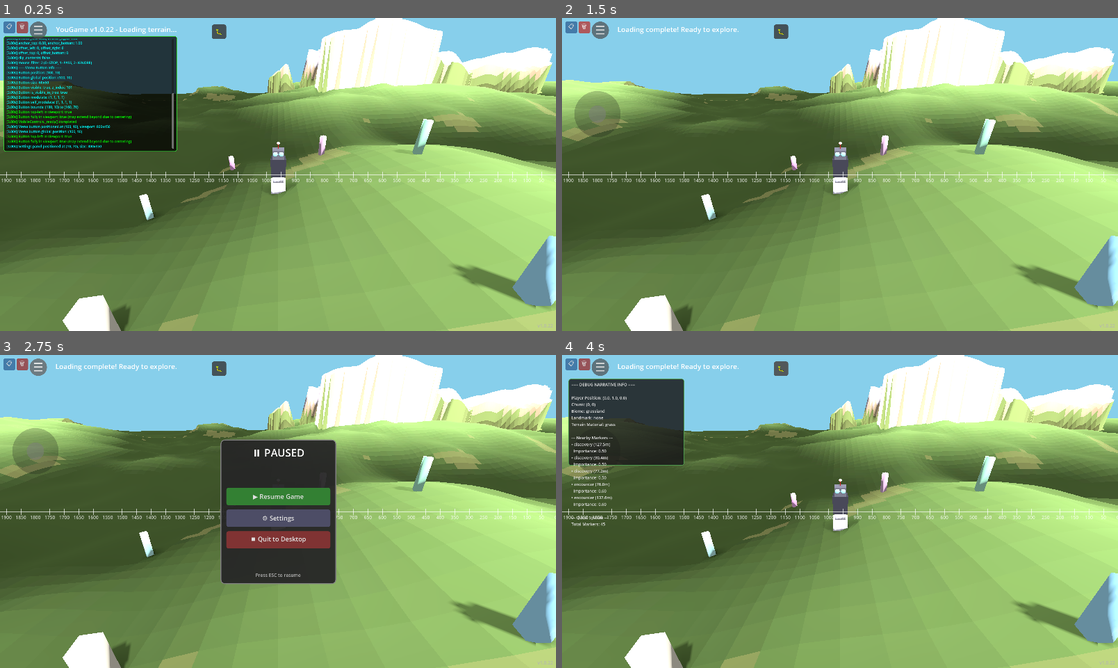
Above: before the commit, frames 1-4 (two rows, left to right).
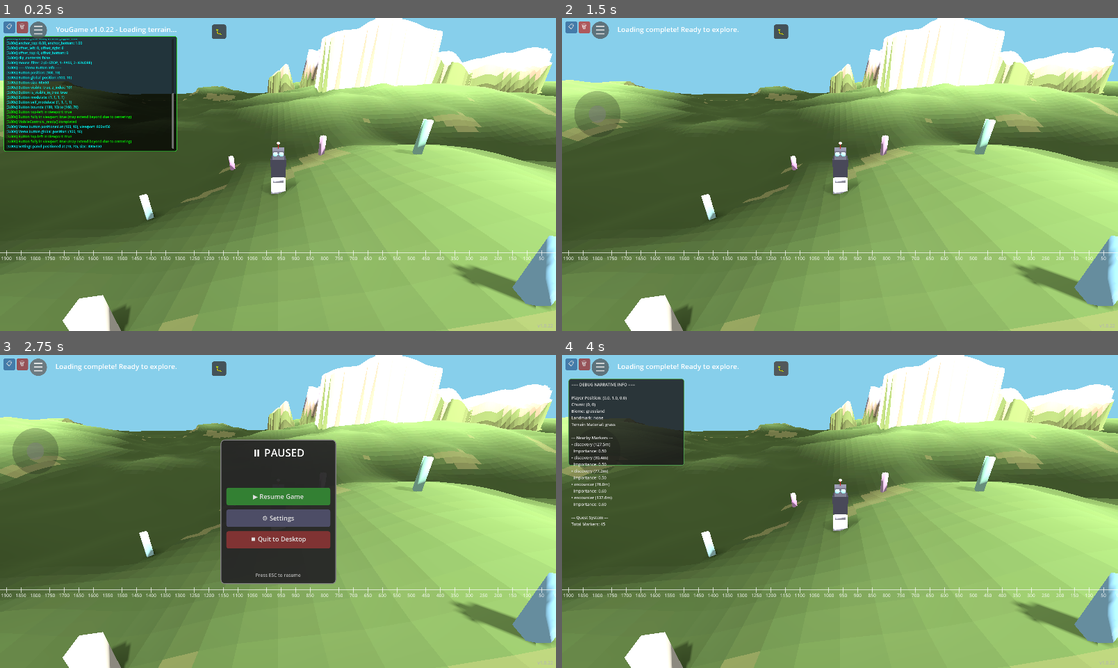
Above: after the commit, the same moments.

Repository: felix-dieterle/YouGame_godot4_public
Game: Godot game, scene res://scenes/main.tscn
Two runs of this game, one before a commit and one after it. Both use one fixed random seed, a clock stepped at 60 frames per second and the inputs below.
Inputs:
- Up to frame 1 (0.25 s): no input
- Up to frame 2 (1.5 s): click "📋" at 0.5 s; click "🗑" at 1.25 s
- Up to frame 3 (2.75 s): click "☰" at 2 s
- Up to frame 4 (4 s): click "▶ Resume Game" at 2.75 s; click "🐛" at 3.5 s

The runs differ from the first frame. In frame 1, 1.4% of the frame differs, in the area x 0-100%, y 49-78%; in frame 2, 1.4%; in frame 3, 1.2%; in frame 4, 1.4%.

Commit message:
Move ruler from mid-height to lower quarter (75%)
Co-authored-by: felix-dieterle <1490062+felix-dieterle@users.noreply.github.com>

Diff:
--- a/scripts/ruler_overlay.gd
+++ b/scripts/ruler_overlay.gd
@@ -2,7 +2,7 @@
 class_name RulerOverlay
 
 # Ruler overlay - displays a horizontal line with markers every 50 pixels
-# Starting from the right edge at mid-height to the left edge
+# Starting from the right edge at lower quarter (75% down) to the left edge
 
 var is_visible: bool = true  # Initially visible
 const MARKER_SPACING: int = 50  # Markers every 50 pixels
@@ -18,7 +18,7 @@
 		return
 
 	var viewport_size = get_viewport_rect().size
-	var mid_height = viewport_size.y / 2.0
+	var mid_height = viewport_size.y * 0.75  # Lower quarter (75% down)
 
 	# Draw horizontal line from right to left at mid-height
 	var line_color = Color(1.0, 1.0, 1.0, 0.7)  # Semi-transparent white
